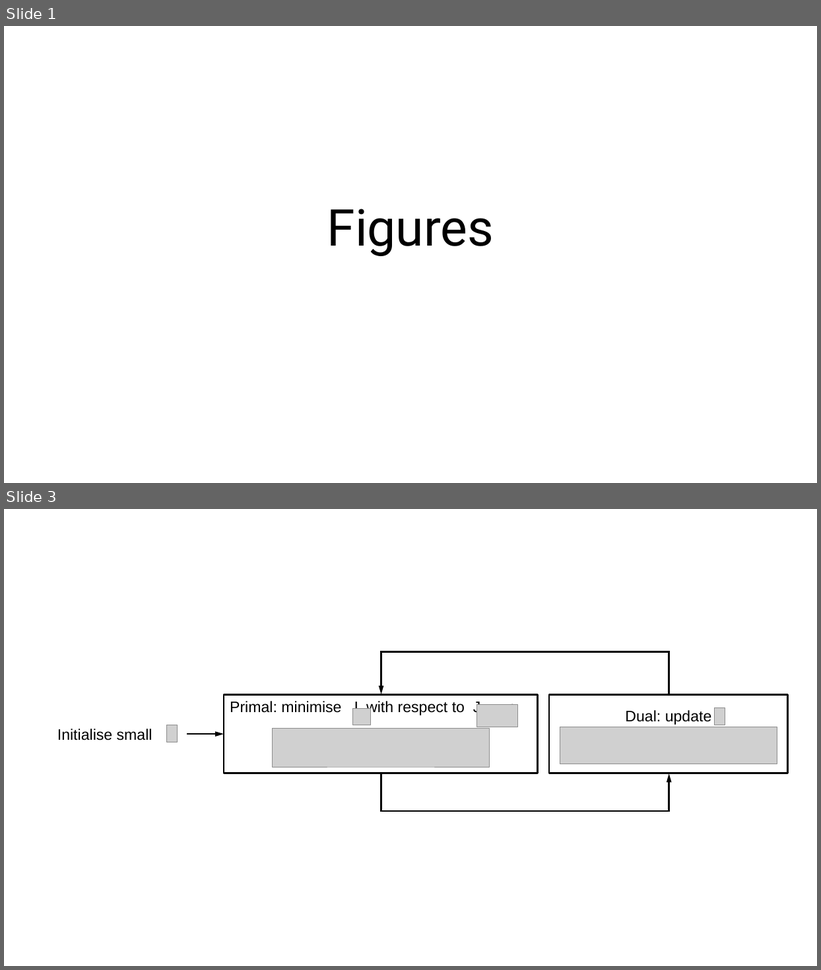
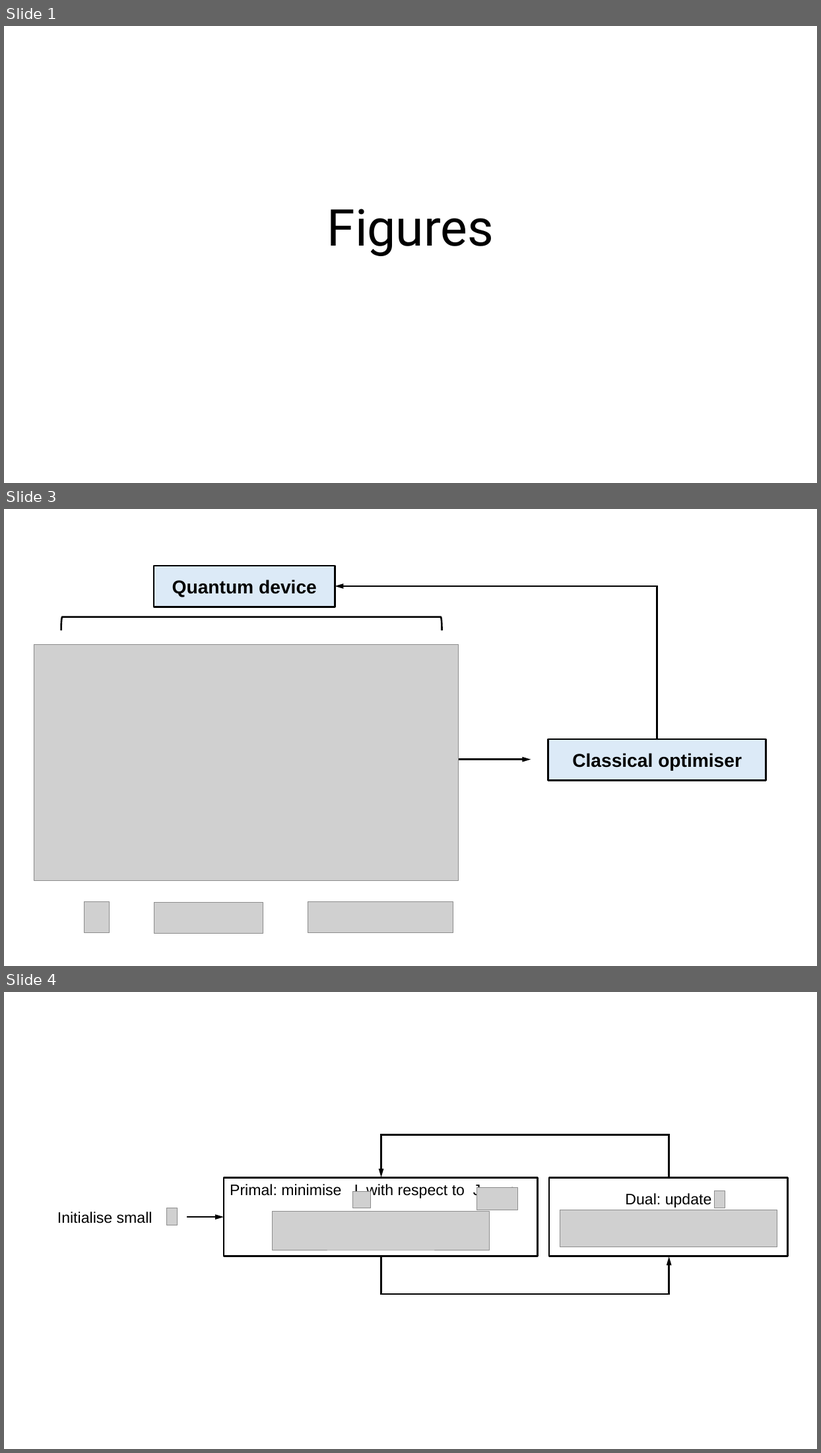
Before and after one commit to haoran-ye/pulse_VQE_entanglement, a slide deck: Thesis/Synthetic figures for thesis.pptx. Shown one above the other, each under a label of ours: slides 1 and 3 before the commit, slides 1, 3 and 4 after it; the slides between them are not shown. The pictures are 821x970 and 821x1453 pixels, drawn with LibreOffice and Linux fonts; fonts in the diff are those of the drawing; grey boxes stand for pictures. Boxes give left, top, right and bottom in pixels: in the first picture for what was removed or moved away, otherwise in the second. Text is boxed around its words. In the diff, an @@ line names an element or a change of style, - is before the commit and + after.

```diff
--- a/Thesis/Synthetic figures for thesis.pptx
+++ b/Thesis/Synthetic figures for thesis.pptx
@@ slide 3 added at [4,509,817,966], background #FFFFFF @@
@@ rectangle added at [154,566,335,607], fill #DCEAF7, outline #000000 2 pt, 22 pt, text #000000, bold @@
+Quantum device
@@ elbow arrow added from (657, 739) to (335, 586), #000000 2 pt @@
@@ left bracket added at [61,617,442,630], outline #000000 2 pt @@
@@ picture added at [34,644,459,881] @@
@@ rectangle added at [548,739,766,781], fill #DCEAF7, outline #000000 2 pt, 22 pt, text #000000, bold @@
+Classical optimiser
@@ arrow added from (426, 760) to (531, 760), #000000 2 pt @@
@@ picture added at [85,902,109,933] @@
@@ picture added at [154,902,263,933] @@
@@ picture added at [308,902,453,933] @@
@@ what was slide 3 is now slide 4 @@
```
Also in this commit, not shown: 1 slide changed, 1 other slide added, 19 other files.
